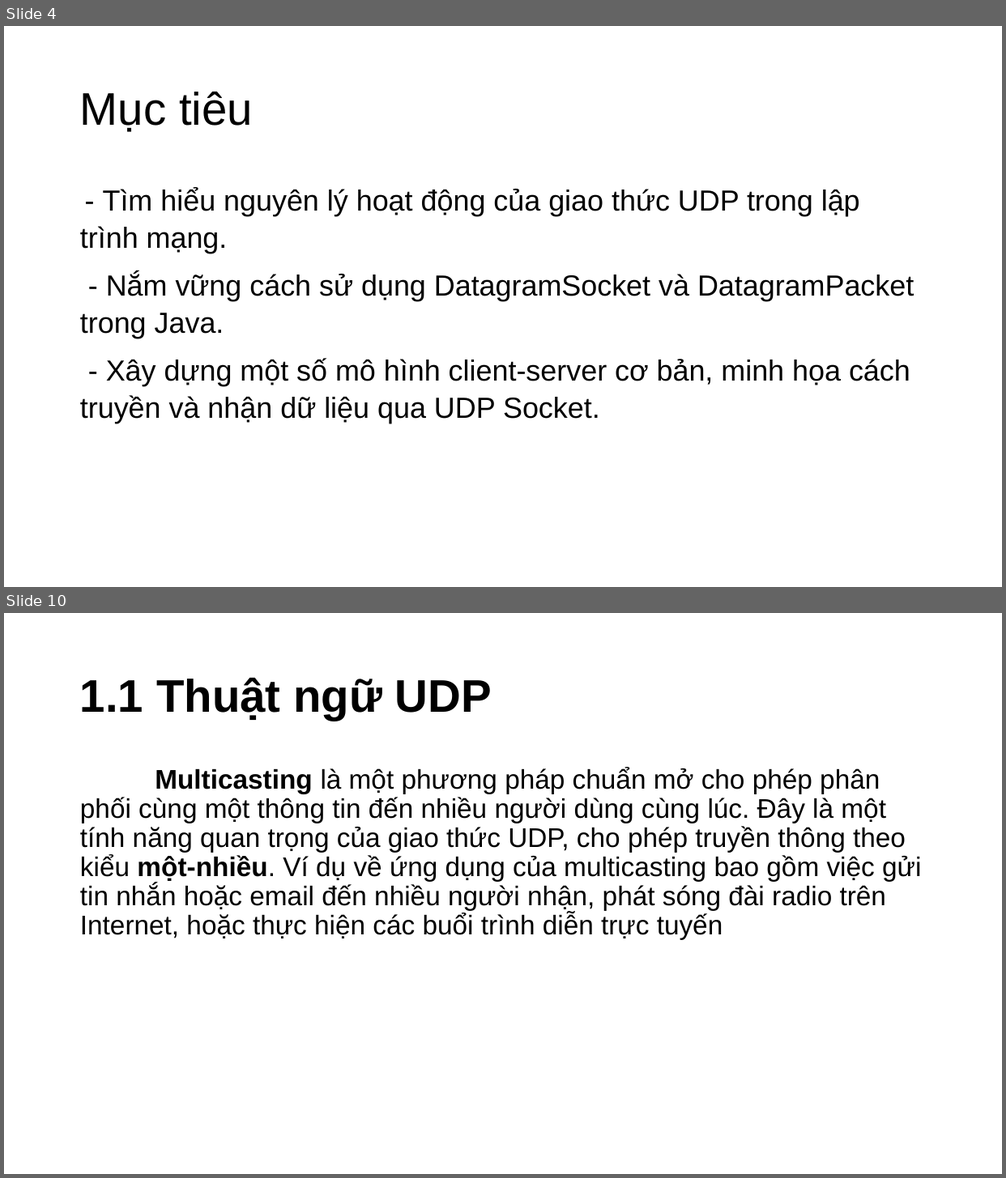
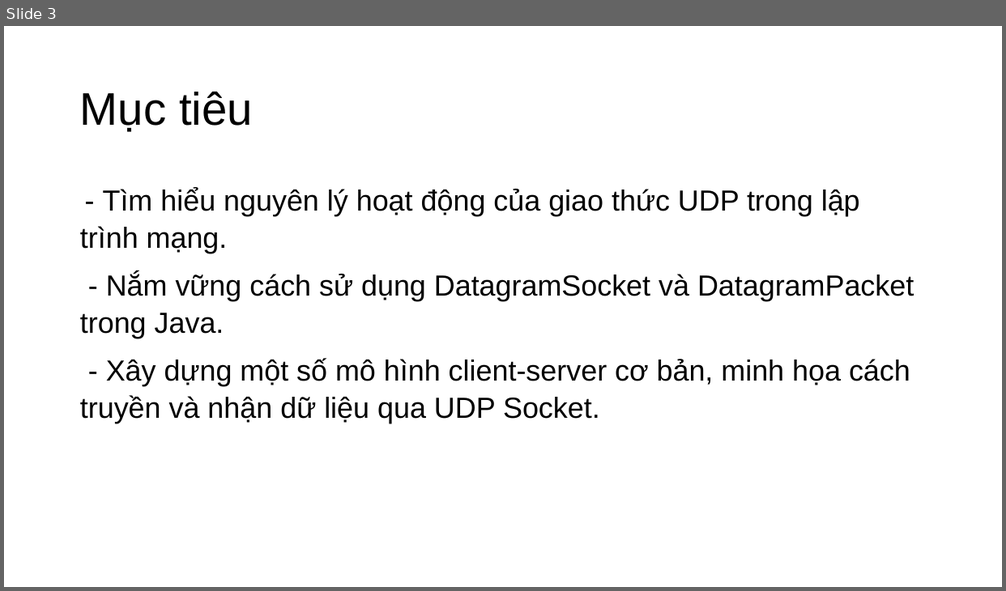
Before and after one commit to Cuid-1412/PowerPoint, a slide deck: Thuyết Trình Java.pptm. Shown one above the other, each under a label of ours: slides 4 and 10 before the commit, slide 3 after it; the slides between them are not shown. The pictures are 1006x1178 and 1006x591 pixels, drawn with LibreOffice and Linux fonts; fonts in the diff are those of the drawing; background and template pictures are left out. Boxes give left, top, right and bottom in pixels: in the first picture for what was removed or moved away, otherwise in the second. Text is boxed around its words. In the diff, an @@ line names an element or a change of style, - is before the commit and + after.

```diff
--- a/Thuyết Trình Java.pptm
+++ b/Thuyết Trình Java.pptm
@@ slide 10 removed at [4,613,1002,1174], background picture (left out) @@
@@ title removed at [80,678,492,720] @@
-1.1 Thuật ngữ UDP
@@ text removed at [80,768,921,940] @@
-Multicasting là một phương pháp chuẩn mở cho phép phân phối cùng một thông tin đến nhiều người dùng cùng lúc. Đây là một tính năng quan trọng của giao thức UDP, cho phép truyền thông theo kiểu một-nhiều. Ví dụ về ứng dụng của multicasting bao gồm việc gửi tin nhắn hoặc email đến nhiều người nhận, phát sóng đài radio trên Internet, hoặc thực hiện các buổi trình diễn trực tuyến
@@ what was slide 4 is now slide 3 @@
```
Also in this commit, not shown: 7 slides changed, 3 other slides removed.
